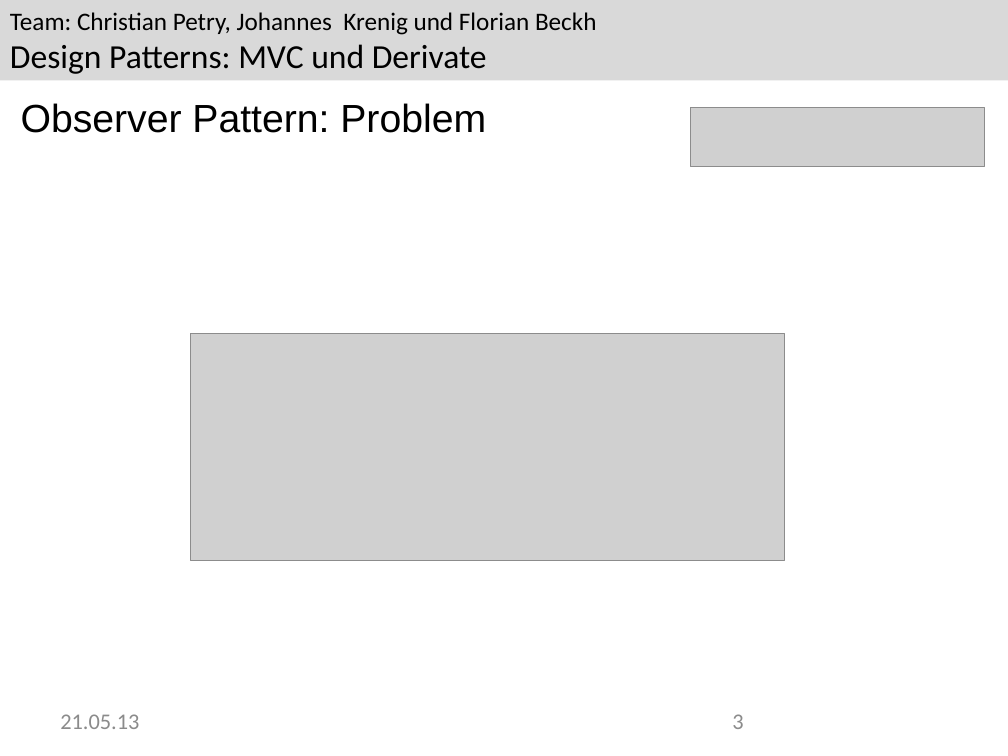
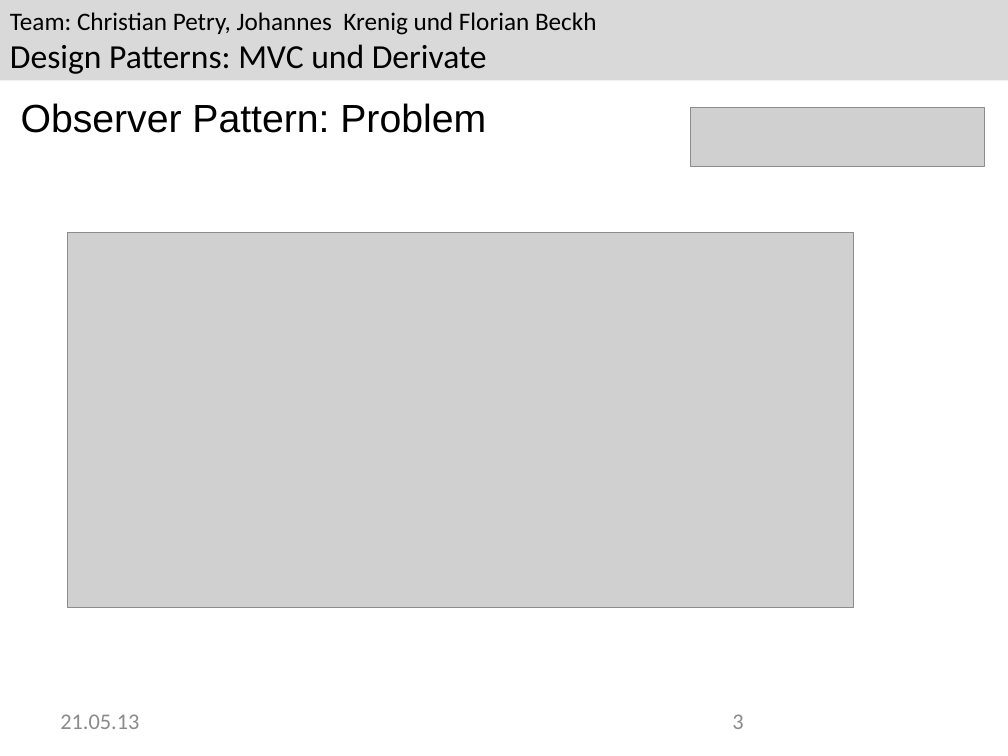
Before and after one commit to Greever/Design-Pattern-MVC, a slide deck: slide 3 of Dokumentation/Praesentation/Praesentation.pptx. Drawn at 1008x756 pixels with LibreOffice and Linux fonts; fonts in the diff are those of the drawing; grey boxes stand for pictures; background and template pictures are left out. Boxes give left, top, right and bottom in pixels: in the first picture for what was removed or moved away, otherwise in the second. Text is boxed around its words. In the diff, an @@ line names an element or a change of style, - is before the commit and + after.

```diff
--- a/Dokumentation/Praesentation/Praesentation.pptx
+++ b/Dokumentation/Praesentation/Praesentation.pptx
@@ picture added at bbox=[68, 233, 854, 608] @@
@@ picture removed at bbox=[191, 334, 785, 561] @@
```
Also in this commit, not shown: 10 other slides changed.
